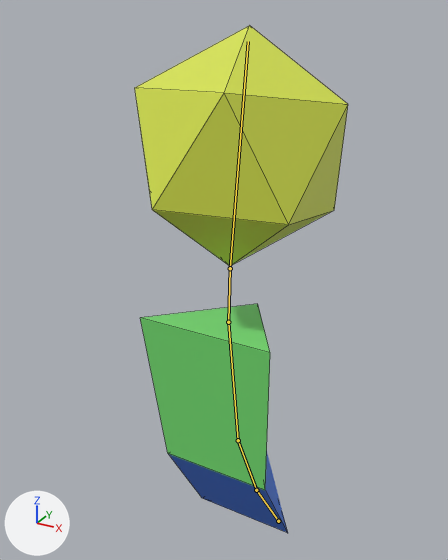
An edit to the Blender file cafe/Blender/person.blend, drawn before and after from the same camera.
Camera for both pictures: a 50 mm lens placed at (3.81, -9.32, 9.94), pointed at (-0.44, -1.59, 6.07). Lighting does not change. The marker at lower left points along +X, +Y and +Z. The bones that bend it are drawn over the model as lines. Mesh edges are drawn as thin lines.

Names of what the first picture shows: 'Head'.
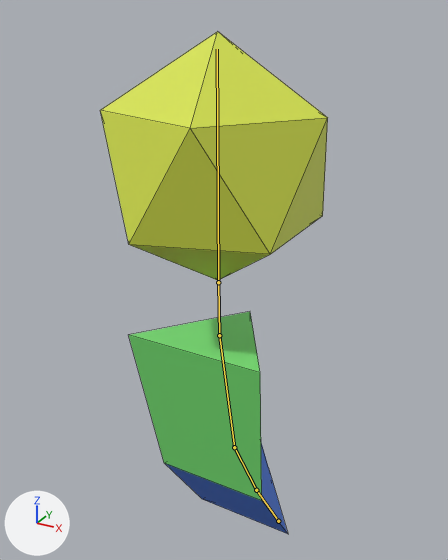
Commit message: fix(cafe): in/exhale animations now cycle

The newer file adds an action. The first version stands in its rest pose; the second is drawn at frame 1 of the action 'Exhale'.

Location of each change, (x1, y1, x2, y2) in pixels of the pictures (448 x 560 px):
'Head', posed (7% wider): before (135, 25, 348, 533); after (100, 32, 328, 534)
bone 'Hips', root to tip: before (256, 490) to (238, 440); after (256, 490) to (234, 447)
bone 'Head', root to tip: before (230, 268) to (248, 41); after (218, 282) to (217, 49)

The change in detail:
Bone 'Hips' (bone_hips) turns from (0, 0, 0) to (4, 0, 0) degrees about its own x, y and z.
Bone 'Head' (bone_head) turns from (0, 0, 0) to (5, 0, 0) degrees about its own x, y and z.
